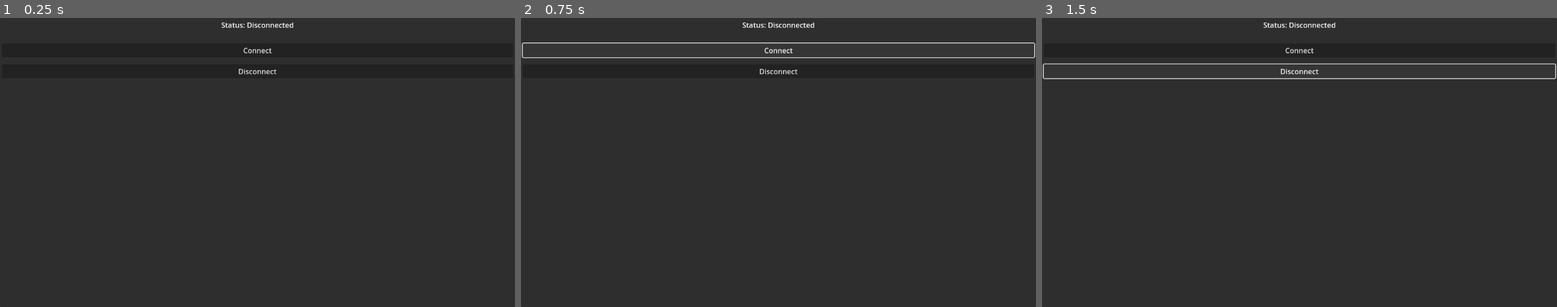
Above: before the commit, frames 1-3 (left to right).
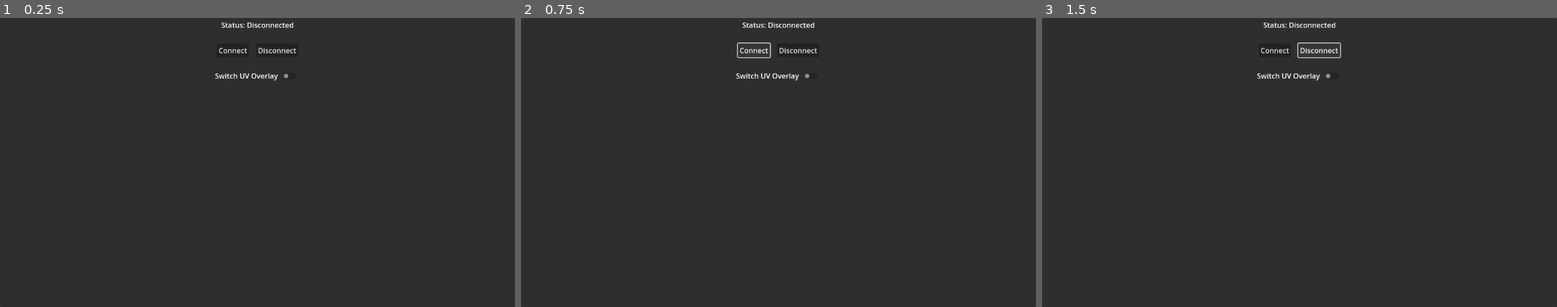
Above: after the commit, the same moments.

Repository: yuchenyang1994/blendlorama
Game: Godot game, scene res://src/Extensions/BlenderPixelorama/BlenderLoramaPanel.tscn
Two runs of this game, one before a commit and one after it. Both use one fixed random seed, a clock stepped at 60 frames per second and the inputs below.
Inputs:
- Up to frame 1 (0.25 s): no input
- Up to frame 2 (0.75 s): click "Connect" at 0.5 s
- Up to frame 3 (1.5 s): click "Disconnect" at 1.25 s

The runs differ from the first frame. In frame 1, 0.4% of the frame differs, in the area x 41-58%, y 10-22%; in frame 2, 1.2%; in frame 3, 1.3%, in the area x 0-100%, y 8-22%.
Error before the commit: Invalid access to property or key 'general' on a base object of type 'null instance'. (res://src/Extensions/BlenderPixelorama/blender_lorama_panel.gd:19)
Error after the commit: Invalid access to property or key 'general' on a base object of type 'null instance'. (res://src/Extensions/BlenderPixelorama/blender_lorama_panel.gd:16)

Commit message:
Fix: websocket lose connection

Diff:
--- a/blender-lorama/src/Extensions/BlenderPixelorama/BlenderLoramaPanel.tscn
+++ b/blender-lorama/src/Extensions/BlenderPixelorama/BlenderLoramaPanel.tscn
@@ -27,18 +27,30 @@
 text = "Status: Disconnected"
 horizontal_alignment = 1
 
-[node name="VBoxContainer2" type="VBoxContainer" parent="MarginContainer/VBoxContainer"]
+[node name="HBoxContainer" type="HBoxContainer" parent="MarginContainer/VBoxContainer"]
 layout_mode = 2
 size_flags_vertical = 4
 theme_override_constants/separation = 16
+alignment = 1
 
-[node name="ConnectButton" type="Button" parent="MarginContainer/VBoxContainer/VBoxContainer2"]
+[node name="ConnectButton" type="Button" parent="MarginContainer/VBoxContainer/HBoxContainer"]
 layout_mode = 2
 text = "Connect"
 
-[node name="DisconnectButton" type="Button" parent="MarginContainer/VBoxContainer/VBoxContainer2"]
+[node name="DisconnectButton" type="Button" parent="MarginContainer/VBoxContainer/HBoxContainer"]
 layout_mode = 2
 text = "Disconnect"
+
+[node name="EnableContainer" type="HBoxContainer" parent="MarginContainer/VBoxContainer"]
+layout_mode = 2
+alignment = 1
+
+[node name="Label" type="Label" parent="MarginContainer/VBoxContainer/EnableContainer"]
+layout_mode = 2
+text = "Switch UV Overlay"
+
+[node name="SwitchUvOverlay" type="CheckButton" parent="MarginContainer/VBoxContainer/EnableContainer"]
+layout_mode = 2
 
 [node name="WebSocketClient" type="Node" parent="."]
 script = ExtResource("2_p2n3e")
--- a/blender-lorama/src/Extensions/BlenderPixelorama/blender_lorama_panel.gd
+++ b/blender-lorama/src/Extensions/BlenderPixelorama/blender_lorama_panel.gd
@@ -3,79 +3,52 @@
 var extensions_api
 
 @onready var status_label = $MarginContainer/VBoxContainer/StatusLabel
-@onready var connect_button = $MarginContainer/VBoxContainer/VBoxContainer2/ConnectButton
-@onready var disconnect_button = $MarginContainer/VBoxContainer/VBoxContainer2/DisconnectButton
+@onready var connect_button = $MarginContainer/VBoxContainer/HBoxContainer/ConnectButton
+@onready var disconnect_button = $MarginContainer/VBoxContainer/HBoxContainer/DisconnectButton
 @onready var websocket_client: WebSocketClient = $WebSocketClient
+@onready var uv_overlay_enable_button: CheckButton = $MarginContainer/VBoxContainer/EnableContainer/SwitchUvOverlay
 var uv_overlay: UVOverlay
 
 
 # Called when the node enters the scene tree for the first time.
 func _ready() -> void:
 	extensions_api = get_node_or_null("/root/ExtensionsApi")
+	var canvas = extensions_api.general.get_canvas()
+	uv_overlay = UVOverlay.new()
+	if canvas:
+		canvas.previews.add_child(uv_overlay)
 	connect_button.pressed.connect(on_connect_button_pressed)
 	disconnect_button.pressed.connect(on_disconnect_button_pressed)
 	websocket_client.connected_to_server.connect(_on_server_connected)
 	websocket_client.connection_closed.connect(_on_server_closed)
-	var canvas = extensions_api.general.get_canvas()
-	uv_overlay = UVOverlay.new()
-	uv_overlay.set_uv_data({
-	  "type": "GET_UV_OVERLAY",
-	  "data": [
-		  [[0.375, 1.0], [0.625, 1.0], [0.625, 0.75], [0.375, 0.75]],
-		  [[0.375, 0.75], [0.625, 0.75], [0.625, 0.5], [0.375, 0.5]]
-	  ],
-	  "noshow": true,
-	  "requestId": -1
-  	})
-	if canvas:
-		canvas.previews.add_child(uv_overlay)
-		uv_overlay.queue_redraw()
+	websocket_client.message_received.connect(_on_recive_message)
+	uv_overlay_enable_button.toggled.connect(_on_overlay_toggle)
 
 
-func _on_cel_texture_changed():
-	if websocket_client.get_ready_state() != WebSocketPeer.STATE_OPEN:
-		return  # Don't do anything if not connected
-
-	if not extensions_api or not extensions_api.project.is_project_open():
-		return
-
-	var current_image = extensions_api.project.get_current_cel_image()
-	if not current_image:
-		return
-
-	var png_buffer = current_image.save_png_to_buffer()
-	var base64_string = Marshalls.raw_to_base64(png_buffer)
-
-	var project_name = extensions_api.project.get_project_name()
-	if project_name.is_empty():
-		project_name = "Untitled"
-
-	var payload = {
-		"type": "texture_update",
-		"texture_data": base64_string,
-		"metadata": {"project_name": project_name}
-	}
-
-	var message = JSON.stringify(payload)
-	print(message)
-
-	#if websocket_client.get_ready_state() == WebSocketPeer.STATE_OPEN:
-		#websocket_client.send(var_to_bytes(message))
-		# print("Sent texture update to Blender.") # Optional: can be noisy
-
-func _handle_uv_data(uv_data):
-	pass
 
 func _on_server_connected():
-	status_label.text = "Status: connected"
+	status_label.text = "Blender: connected"
 
 func _on_server_closed():
-	status_label.text = "Status: Closed"
+	status_label.text = "Blender: Closed"
+func _on_overlay_toggle(toggled_on):
+
+	uv_overlay.set_enabled(toggled_on)
 
 
 func _on_recive_message(msg: String) -> void:
 	var message = JSON.parse_string(msg)
+	var type = message["type"]
 	print(message)
+	match type:
+		"GET_UV_OVERLAY":
+			_handle_uv_data(message)
+		_:
+			pass
+
+func _handle_uv_data(uv_data):
+	uv_overlay.clear_uv_overlay()
+	uv_overlay.set_uv_data(uv_data)
 
 
 func on_connect_button_pressed() -> void:
Not shown, changed: blender-lorama/BlenderPixelorama.pck
Not shown, changed: blender-part/operators.py
Not shown, changed: blender-part/server.py
Not shown, changed: blender-part/ui.py
Not shown, changed: blender-part/uv_extractor.py
Not shown, changed: blender-part/watch.py
